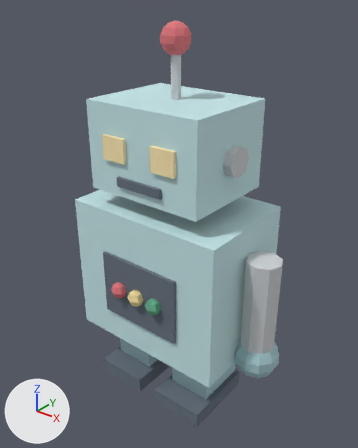
Renders of the Blender file source-assets/blender/toy_robot.blend from each side of a commit.
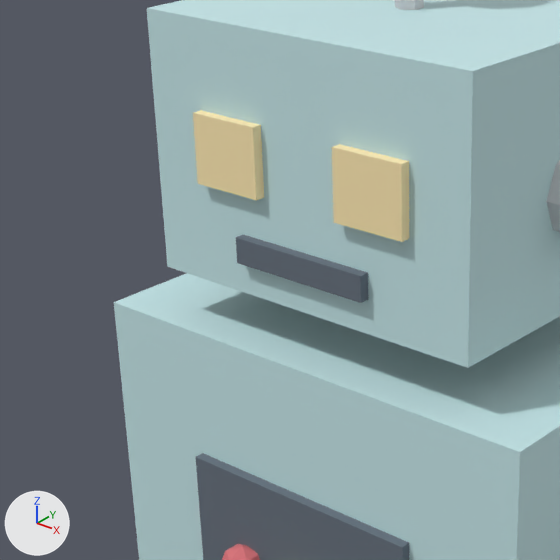
Each version appears first whole from a 50 mm camera at (0.501, -0.619, 0.725) aimed at (0.008, -0.003, 0.343), and next in a close-up on the part from 10% to 64% of the width and 21% to 64% of the height. Lighting does not change. The marker at lower left points along +X, +Y and +Z. The last two pictures show the newer version.

The scene before the commit, as lines of its bpy script (objects in view):
```python
mat_lamp_glow = principled_material('lamp_glow')
mat_lamp_glow.base_color = (1.0, 0.82, 0.45)  # beige #ffeab3
mat_lamp_glow.roughness = 0.9
me_cube_008 = bpy.data.meshes.new('Cube.008')
me_cube_008.from_pydata(...)  # a box spanning x -0.0225..0.0225, y -0.005..0.005, z -0.02..0.02
me_cube_008.materials.append(mat_lamp_glow)  # beige #ffeab3
me_cube_009 = bpy.data.meshes.new('Cube.009')
me_cube_009.from_pydata(...)  # a box spanning x -0.0225..0.0225, y -0.005..0.005, z -0.02..0.02
me_cube_009.materials.append(mat_lamp_glow)  # beige #ffeab3
me_cube_010 = bpy.data.meshes.new('Cube.010')
me_cube_010.from_pydata(...)  # a box spanning x -0.045..0.045, y -0.005..0.005, z -0.0075..0.0075
me_cube_010.materials.append(mat_ink)  # greyish blue #656f7c
ob_eye_1 = bpy.data.objects.new('Eye.1', me_cube_009)
ob_eye_1.location = (0.05, -0.091, 0.49)
ob_eye__1 = bpy.data.objects.new('Eye.-1', me_cube_008)
ob_eye__1.location = (-0.05, -0.091, 0.49)
ob_mouth = bpy.data.objects.new('Mouth', me_cube_010)
ob_mouth.location = (0.0, -0.091, 0.4375)
# also in view: 'Head' at (0.0, 0.0, 0.485); 'Body' at (0.0, 0.0, 0.25); 'Chest panel' at (0.0, -0.101, 0.24)
```
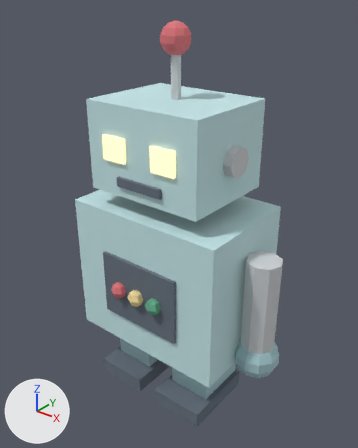
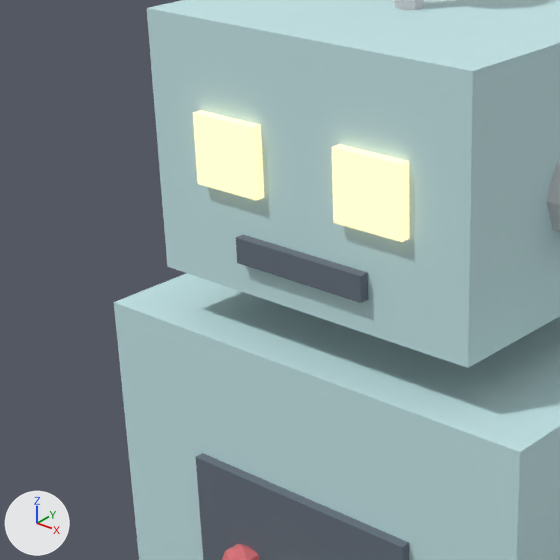
Boxes (x1, y1, x2, y2) around the edits, measured in the close-ups (560 x 560 px):
```json
{"object": "Eye.1", "change": "recoloured, surface changed", "before": [332, 144, 409, 242], "after": [332, 144, 409, 242], "on screen": "lighter"}
{"object": "Eye.-1", "change": "recoloured, surface changed", "before": [193, 110, 264, 201], "after": [193, 110, 264, 201], "on screen": "lighter"}
```

Edits to the scene script, one JSON object a line:
```json
{"op": "add", "block": "mat_lamp_glow", "code": "mat_lamp_glow.emission_color = (0.9, 0.738, 0.405)  # beige #f3dfab"}
{"op": "add", "block": "mat_lamp_glow", "code": "mat_lamp_glow.emission_strength = 1.0"}
```
